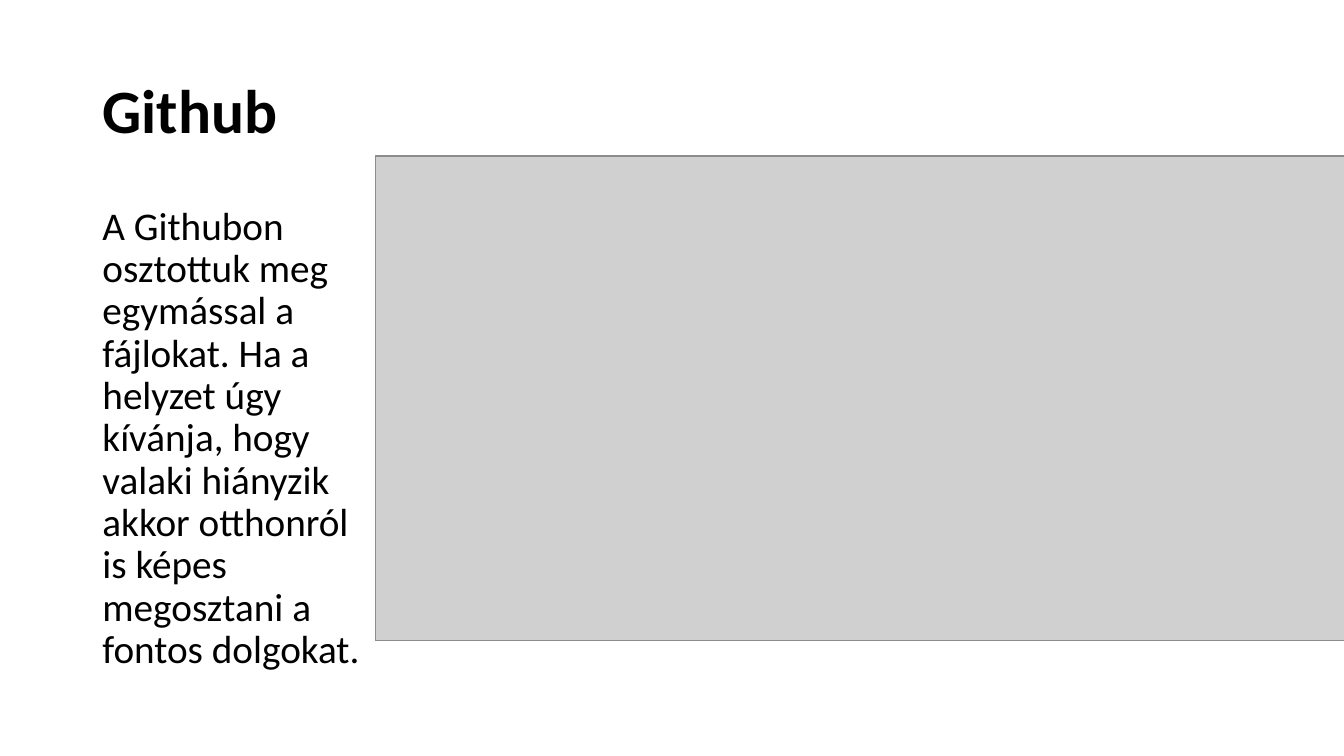
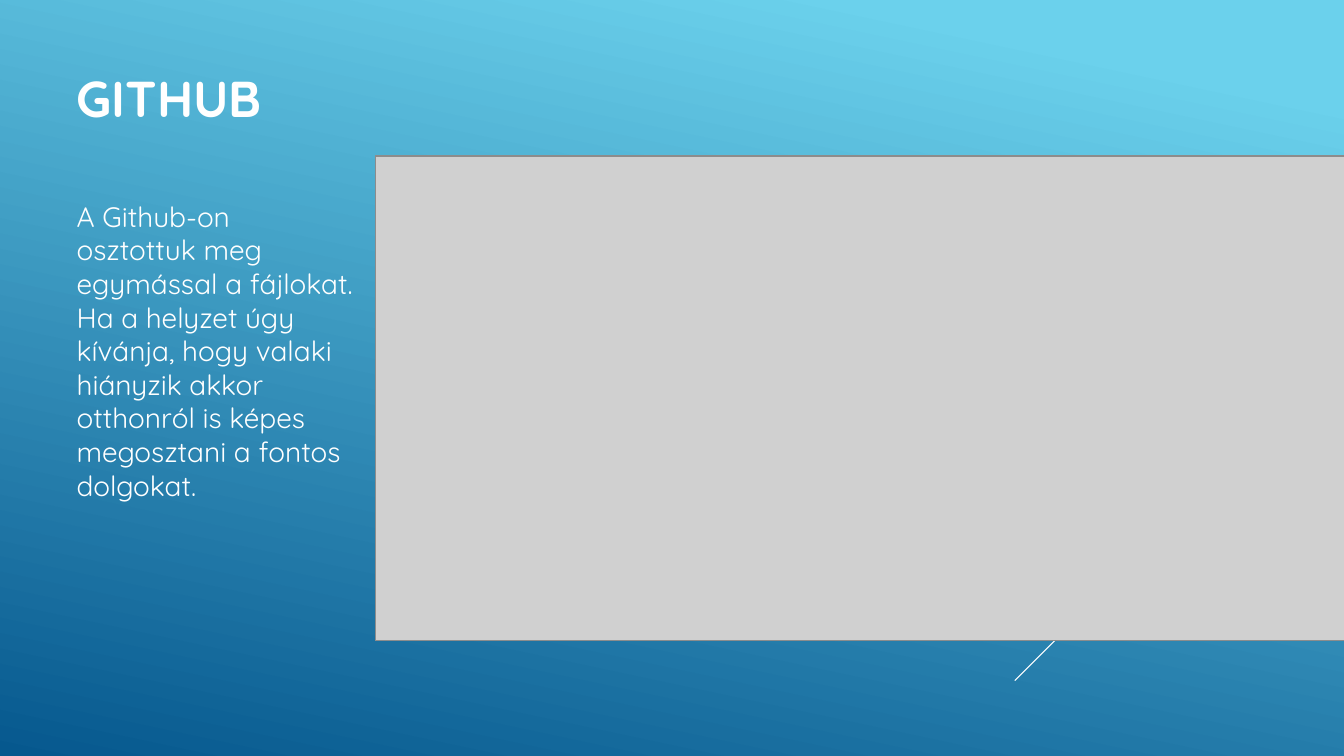
Before and after one commit to Bencee130/Quiz, a slide deck: slide 9 of Quiz bemutató.pptx. Drawn at 1344x756 pixels with LibreOffice and Linux fonts; fonts in the diff are those of the drawing; grey boxes stand for pictures. Boxes give left, top, right and bottom in pixels: in the first picture for what was removed or moved away, otherwise in the second. Text is boxed around its words. In the diff, an @@ line names an element or a change of style, - is before the commit and + after.

```diff
--- a/Quiz bemutató.pptx
+++ b/Quiz bemutató.pptx
@@ background #FFFFFF to gradient #6ED2EB to #06588E @@
@@ title at [77, 81, 262, 118]: text changed; size 44 to 36 pt; font Calibri to Quicksand; text colour #000000 to #FFFFFF @@
-Github
+GITHUB
@@ text "A Github-on osztottuk meg egymással ..." at [77, 206, 353, 502]: vertical alignment top to middle @@
@@ text at [77, 206, 353, 502]: text changed; size 28 to 20 pt; font Calibri to Quicksand; text colour #000000 to #FFFFFF @@
-A Githubon osztottuk meg egymással a fájlokat. Ha a helyzet úgy kívánja, hogy valaki hiányzik akkor otthonról is képes megosztani a fontos dolgokat.
+A Github-on osztottuk meg egymással a fájlokat. Ha a helyzet úgy kívánja, hogy valaki hiányzik akkor otthonról is képes megosztani a fontos dolgokat.
@@ line added from (1344, 352) to (1015, 681), #FFFFFF 0.75 pt @@
```
Also in this commit, not shown: 11 other slides changed, 1 other file.
